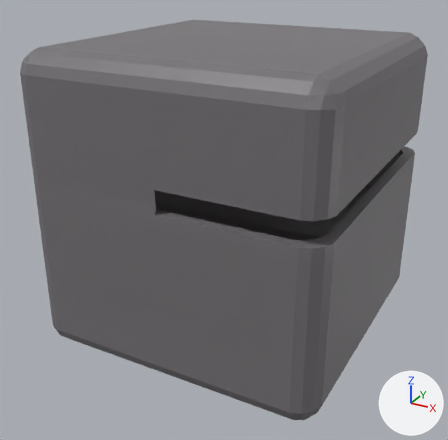
A saved change to the FBX model Assets/Models/Bunker1.fbx.
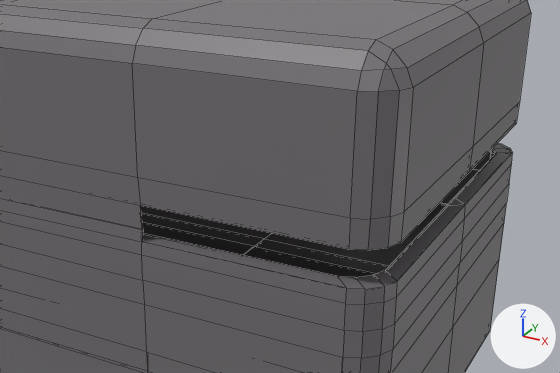
Old and new are each drawn whole from a 50 mm lens placed at (1.89, -3.64, 1.55), pointed at (-0.04, -0.13, -0.21) and again close up on the part from 12% to 100% of the width and 10% to 70% of the height. Every picture has the same lights, and +X, +Y and +Z are marked at lower right. The close-ups show mesh edges as thin lines.
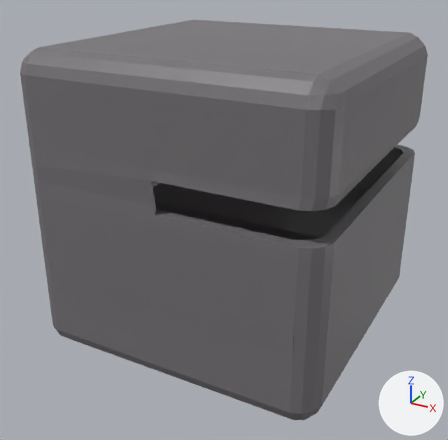
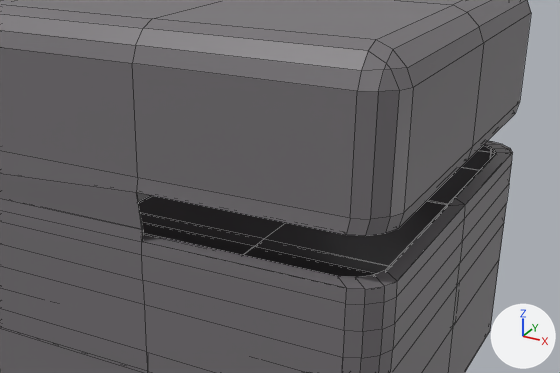
Commit message: updated bunker plus added mounted gun example

Changed parts and their boxes (x1, y1, x2, y2) in the close-ups (560 x 373 px):
part 1 of me_cube_001, built on
    before: (0, 102, 520, 373)
    after: (0, 103, 519, 373)

The edits, one by one:
me_cube_001 is used by ob_cube; location (0.0, 0.0, 0.0).
me_cube_001 had 738 vertices, 748 faces and spanned x -1.01..1.01, y -1.01..1.01, z -1.01..1.01.
me_cube_001 now has 755 vertices, 764 faces and spans x -1.01..1.01, y -1.02..1.01, z -1.01..1.01.
Part 1, on me_cube_001:
3 vertices are removed from x 0.86..0.87, y -1.01..0.99, z -0.43..-0.22.
13 faces are deleted.
33 vertices in x -0.06..1.01, y -1.01..1.01, z 0.32..0.33 move by (-0.01, -0.01, 0.05).
6 vertices in x 0.86..0.98, y -0.98..0.91, z 0.32..0.33 move by (-0.01, 0.0, 0.05).
9 vertices move from x -0.06..0.91, y -1.01..0.99, z -0.22..0.33 to x -0.06..0.91, y -1.02..0.99, z -0.22..0.38.
13 vertices are added at x 0.86..1.0, y -1.01..0.99, z -0.43..-0.21.
7 new vertices lie (0.0, 0.0, 0.21) away from vertices in x 0.87..1.0, y -0.94..0.98, z -0.43..-0.42.
29 new faces join them.
